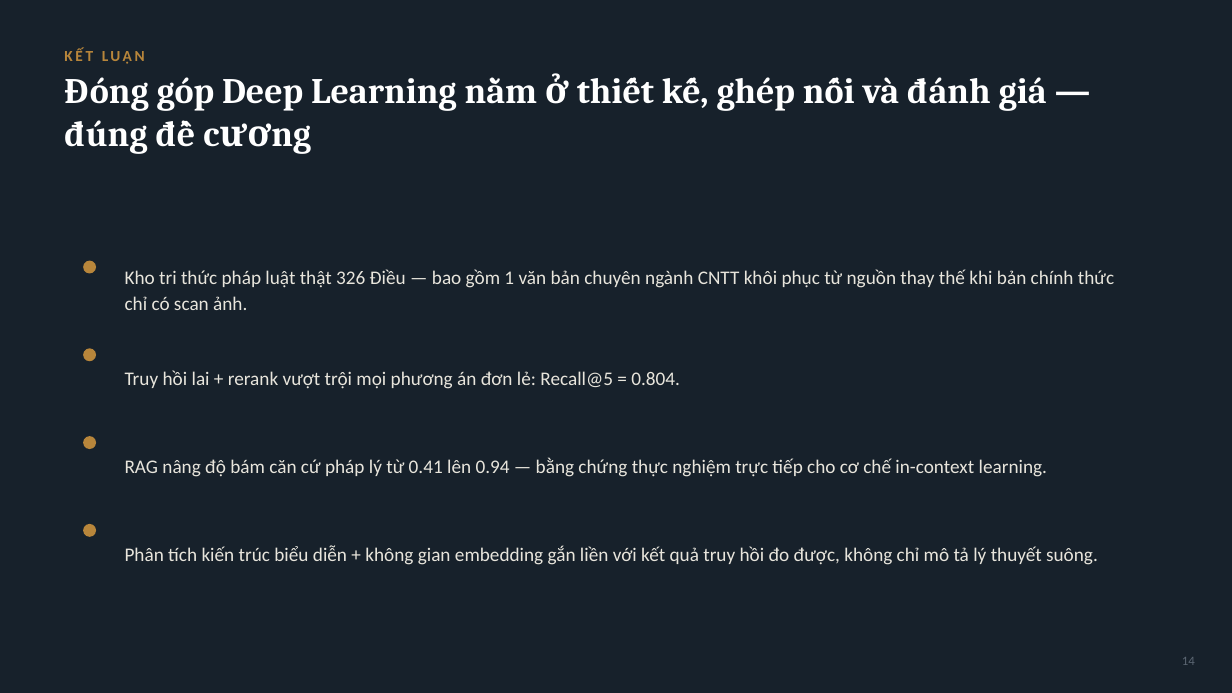
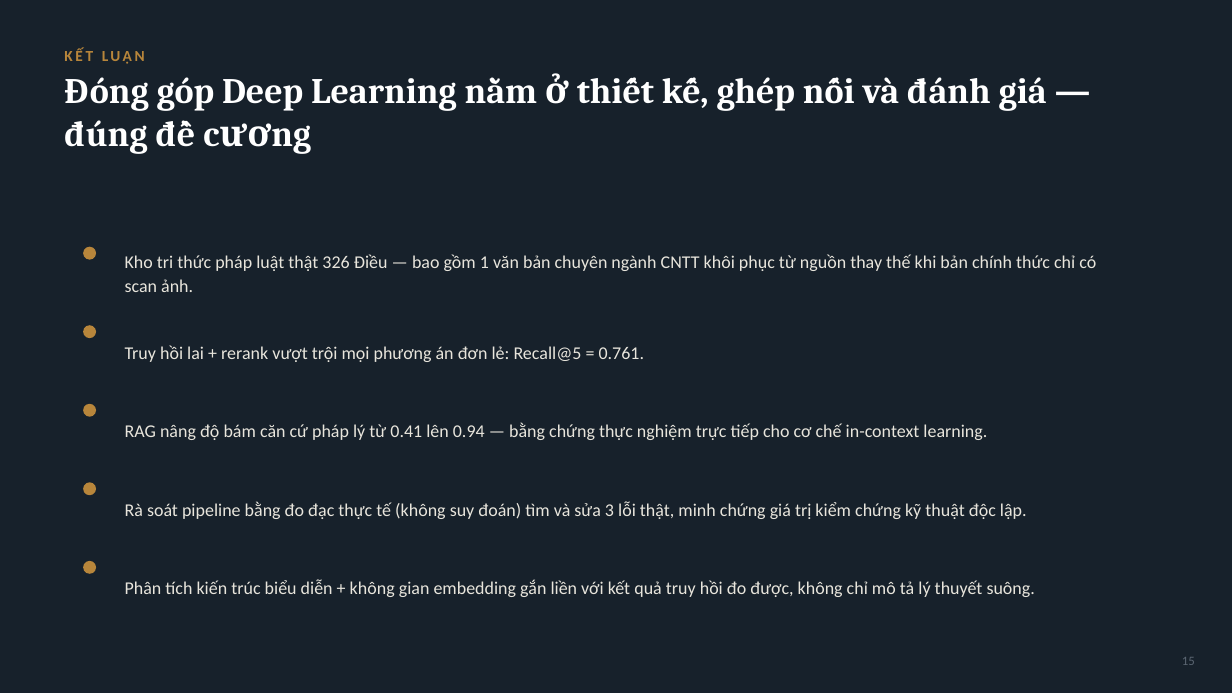
Before and after one commit to dannd/autotender-vn, a slide deck: slide 15 of docs/AutoTender-VN_Slides.pptx (slide 14 before the commit). Drawn at 1232x693 pixels with LibreOffice and Linux fonts; fonts in the diff are those of the drawing. Boxes give left, top, right and bottom in pixels: in the first picture for what was removed or moved away, otherwise in the second. Text is boxed around its words. In the diff, an @@ line names an element or a change of style, - is before the commit and + after.

```diff
--- a/docs/AutoTender-VN_Slides.pptx
+++ b/docs/AutoTender-VN_Slides.pptx
@@ text "Kho tri thức pháp luật ...": place and size @@
-text "Kho tri thức pháp luật ..." at (125, 269, 1114, 310)
+text "Kho tri thức pháp luật ..." at (125, 254, 1096, 292)
@@ ellipse: place and size @@
-ellipse at (83, 261, 96, 274)
+ellipse at (83, 247, 96, 260)
@@ ellipse: place and size @@
-ellipse at (83, 348, 96, 361)
+ellipse at (83, 325, 96, 338)
@@ text at (125, 345, 645, 362): text changed; size 15 to 14 pt @@
-Truy hồi lai + rerank vượt trội mọi phương án đơn lẻ: Recall@5 = 0.804.
+Truy hồi lai + rerank vượt trội mọi phương án đơn lẻ: Recall@5 = 0.761.
@@ ellipse: place and size @@
-ellipse at (83, 436, 96, 449)
+ellipse at (83, 404, 96, 417)
@@ text "RAG nâng độ bám căn ...": place and size @@
-text "RAG nâng độ bám căn ..." at (125, 457, 1047, 477)
+text "RAG nâng độ bám căn ..." at (125, 422, 987, 440)
@@ ellipse: place and size @@
-ellipse at (83, 524, 96, 537)
+ellipse at (83, 482, 96, 495)
@@ text added at (125, 501, 1027, 519), 14 pt, text #E8E5DC @@
+Rà soát pipeline bằng đo đạc thực tế (không suy đoán) tìm và sửa 3 lỗi thật, minh chứng giá trị kiểm chứng kỹ thuật độc lập.
@@ ellipse added at (83, 561, 96, 574), fill #B8863B @@
@@ size 15 to 14 pt; line spacing 20pt to 18pt in 3 elements at (125, 254, 1096, 292), (125, 422, 987, 440), (125, 580, 1035, 597) @@
@@ text "Phân tích kiến trúc biểu ...": place and size @@
-text "Phân tích kiến trúc biểu ..." at (125, 545, 1098, 565)
+text "Phân tích kiến trúc biểu ..." at (125, 580, 1035, 597)
@@ text at (1182, 657, 1195, 665): text changed @@
-14
+15
```
Also in this commit, not shown: 4 other slides changed, 1 slide added, 2 other files.
